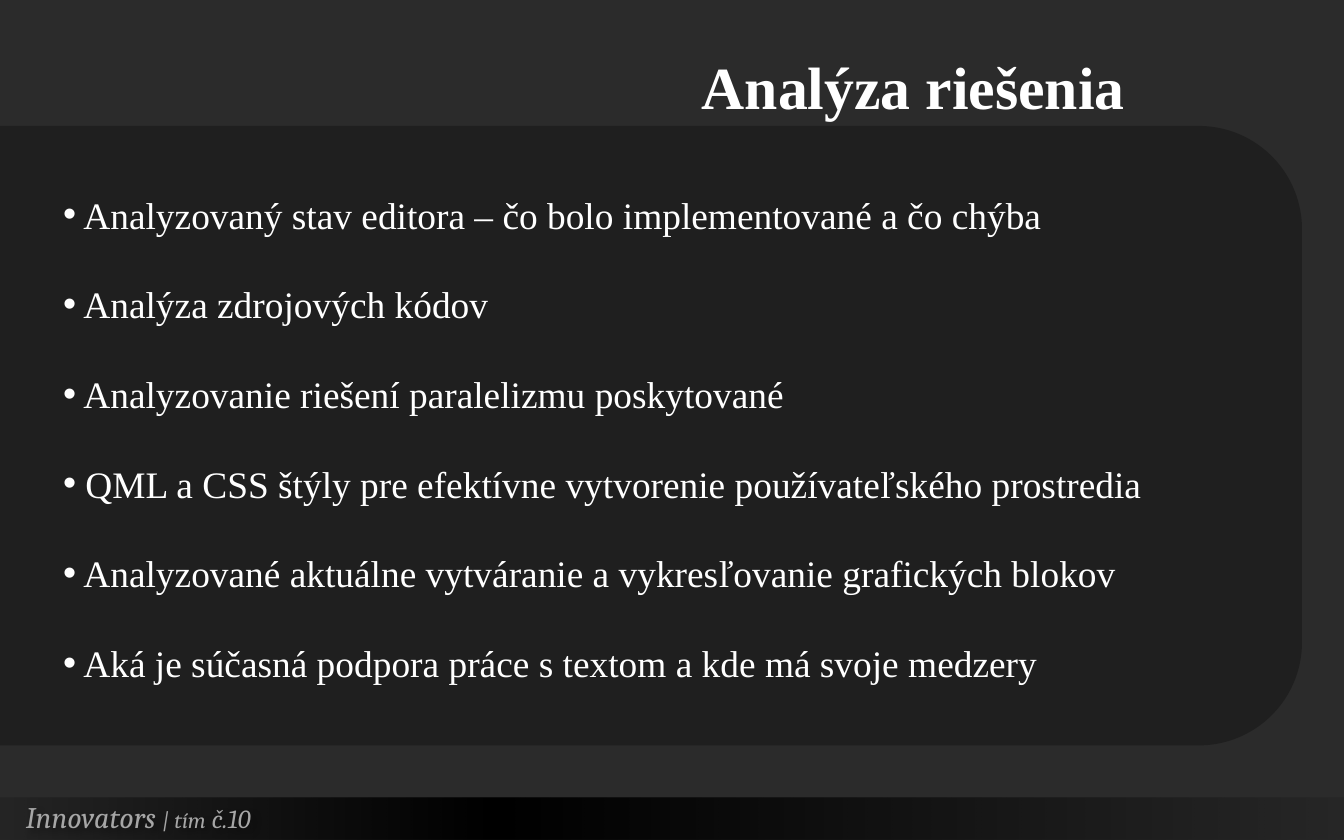
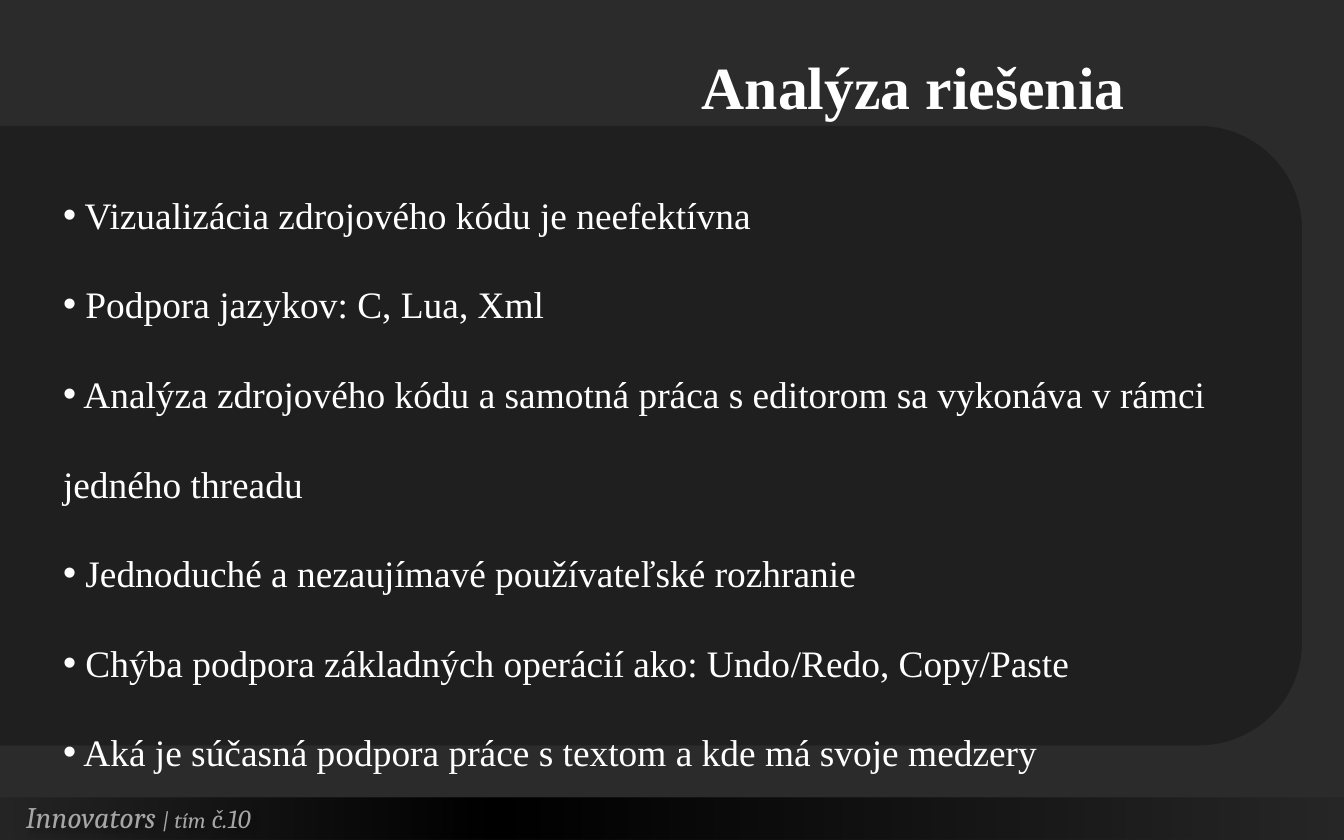
Before and after one commit to Innovators-Team10/Documentation, a slide deck: slide 7 of Dokumentacie/Ostatne/Innovators.pptx. Drawn at 1344x840 pixels with LibreOffice and Linux fonts; fonts in the diff are those of the drawing; background and template pictures are left out; a plain dark background stands for a picture behind light text. Boxes give left, top, right and bottom in pixels: in the first picture for what was removed or moved away, otherwise in the second. Text is boxed around its words. In the diff, an @@ line names an element or a change of style, - is before the commit and + after.

```diff
--- a/Dokumentacie/Ostatne/Innovators.pptx
+++ b/Dokumentacie/Ostatne/Innovators.pptx
@@ text at (x1=63, y1=202, x2=1205, y2=684): text changed @@
-• Analyzovaný stav editora – čo bolo implementované a čo chýba
-• Analýza zdrojových kódov
-• Analyzovanie riešení paralelizmu poskytované
-• QML a CSS štýly pre efektívne vytvorenie používateľského prostredia
-• Analyzované aktuálne vytváranie a vykresľovanie grafických blokov
+• Vizualizácia zdrojového kódu je neefektívna
+• Podpora jazykov: C, Lua, Xml
+• Analýza zdrojového kódu a samotná práca s editorom sa vykonáva v rámci jedného threadu
+• Jednoduché a nezaujímavé používateľské rozhranie
+• Chýba podpora základných operácií ako: Undo/Redo, Copy/Paste
```
Also in this commit, not shown: 5 other slides changed.
